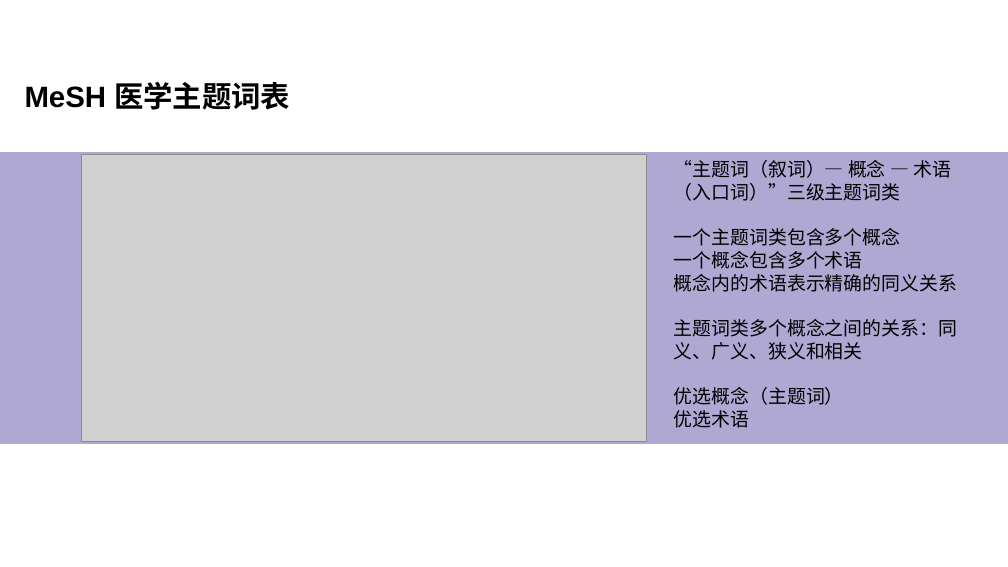
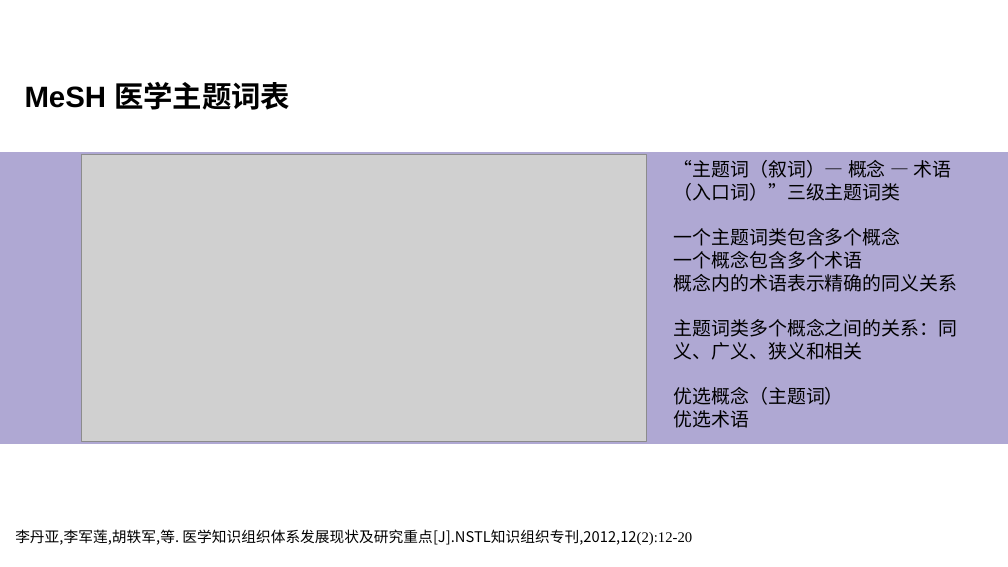
Before and after one commit to peijiawen98/TLK_1107, a slide deck: slide 21 of 电子词典需求分析.pptx. Drawn at 1008x567 pixels with LibreOffice and Linux fonts; fonts in the diff are those of the drawing; grey boxes stand for pictures. Boxes give left, top, right and bottom in pixels: in the first picture for what was removed or moved away, otherwise in the second. Text is boxed around its words. In the diff, an @@ line names an element or a change of style, - is before the commit and + after.

```diff
--- a/电子词典需求分析.pptx
+++ b/电子词典需求分析.pptx
@@ text added at (15, 529, 692, 545), 14 pt, text #000000 @@
+李丹亚,李军莲,胡轶军,等. 医学知识组织体系发展现状及研究重点[J].NSTL知识组织专刊,2012,12(2):12-20
```
Also in this commit, not shown: 4 other slides changed.
